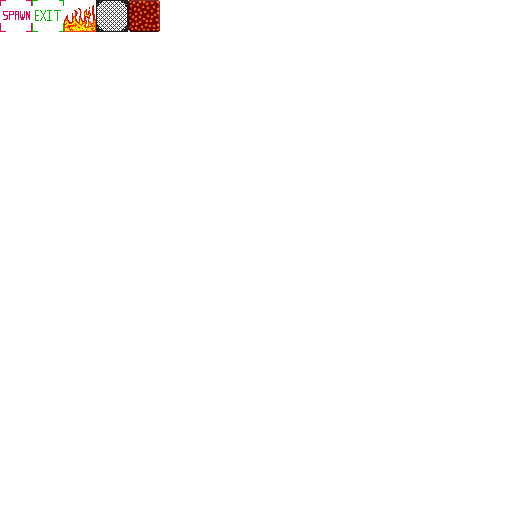
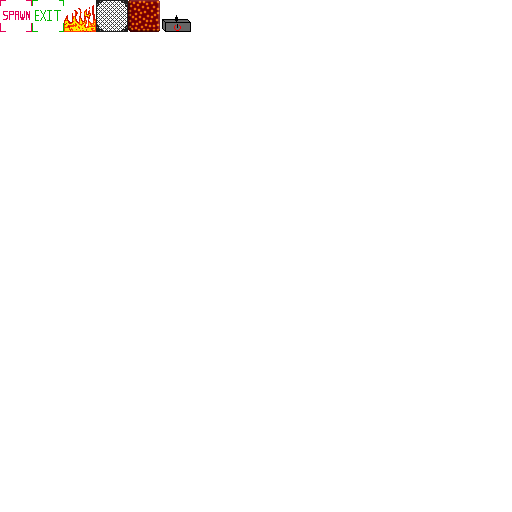
Layers edited between the first and the second 512px x 512px image:
painted on "entity" over [162,15,191,32]
